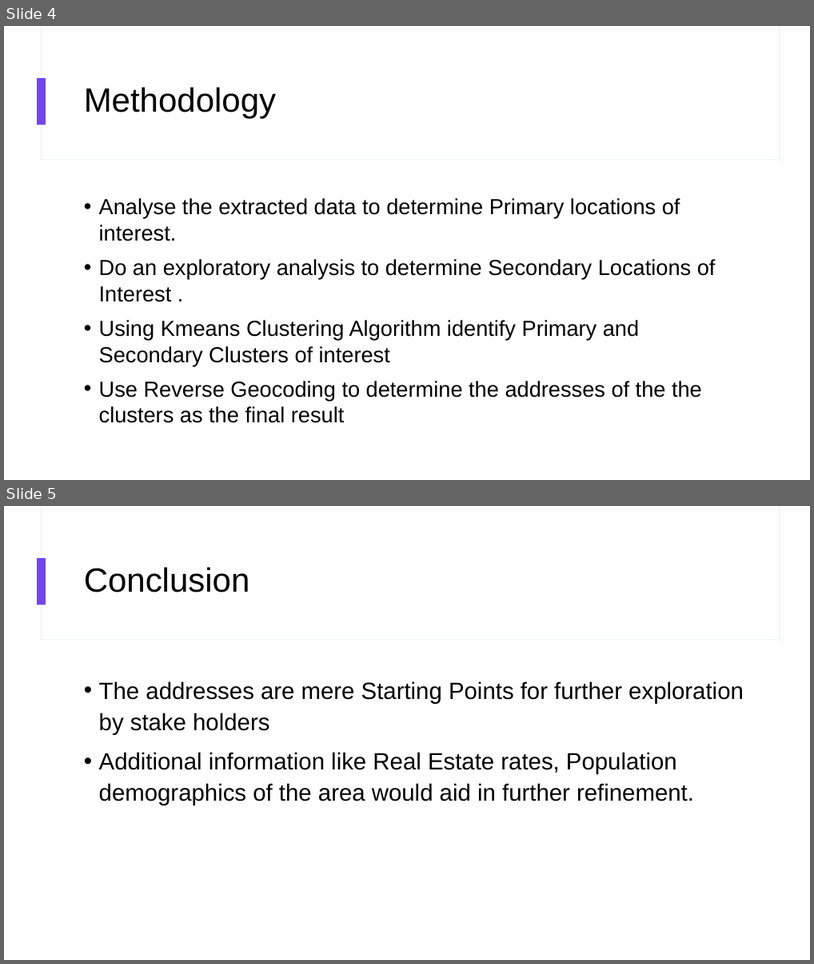
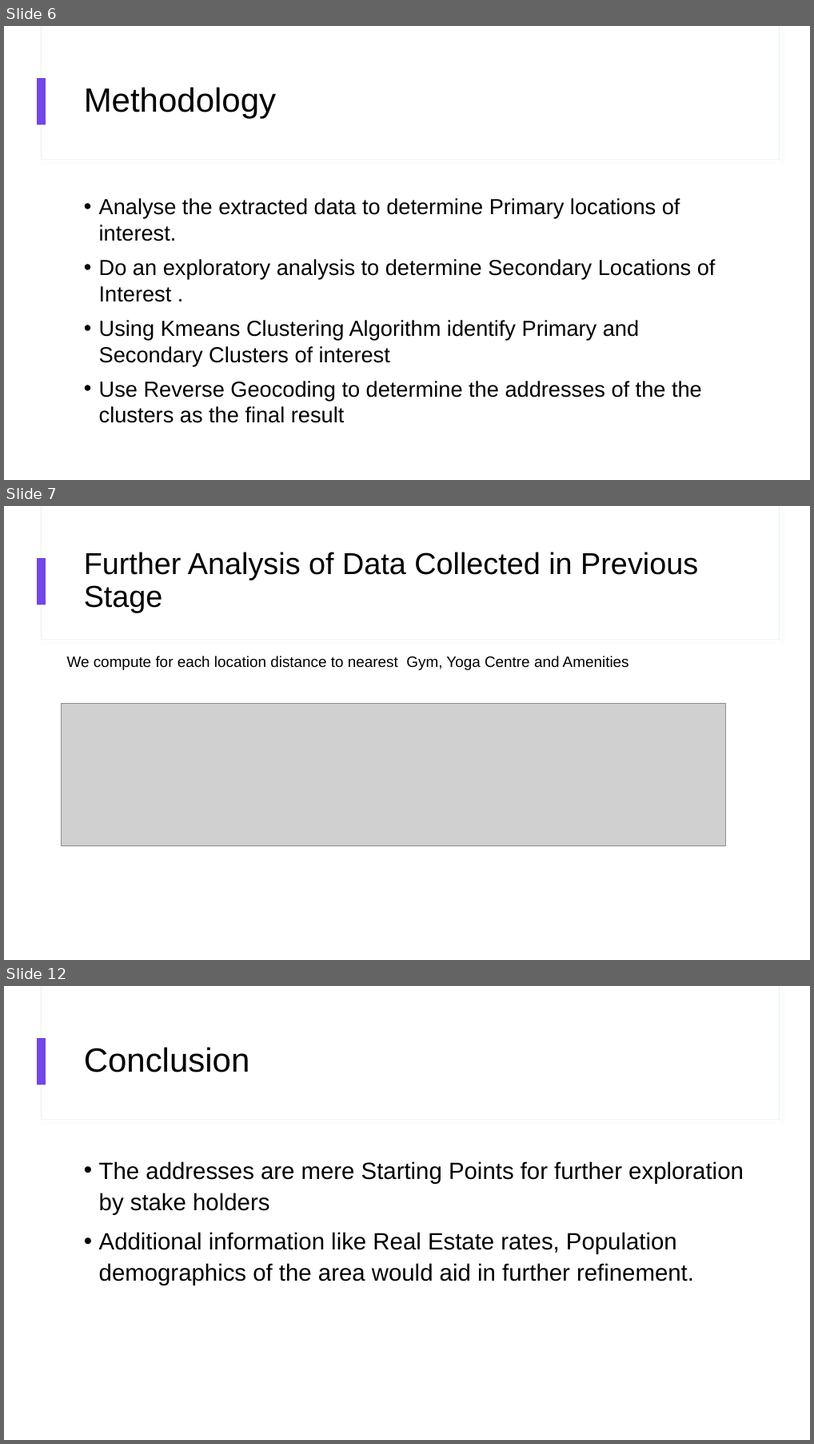
Before and after one commit to SwapneelPM/Coursera_Capstone, a slide deck: Battle of Neighborhoods.pptx. Shown one above the other, each under a label of ours: slides 4 and 5 before the commit, slides 6, 7 and 12 after it; the slides between them are not shown. The pictures are 814x964 and 814x1444 pixels, drawn with LibreOffice and Linux fonts; fonts in the diff are those of the drawing; grey boxes stand for pictures. Boxes give left, top, right and bottom in pixels: in the first picture for what was removed or moved away, otherwise in the second. Text is boxed around its words. In the diff, an @@ line names an element or a change of style, - is before the commit and + after.

```diff
--- a/Battle of Neighborhoods.pptx
+++ b/Battle of Neighborhoods.pptx
@@ slide 7 added at (4, 506, 810, 960), background #FFFFFF; not listed: 3 template elements that a slide beside it also shows @@
@@ title added at (84, 552, 698, 613), 36 pt, text #000000 @@
+Further Analysis of Data Collected in Previous Stage
@@ text added at (67, 656, 630, 670), 18 pt, text #000000 @@
+We compute for each location distance to nearest Gym, Yoga Centre and Amenities
@@ picture added at (61, 704, 726, 845) @@
@@ what was slide 4 is now slide 6 @@
@@ what was slide 5 is now slide 12 @@
```
Also in this commit, not shown: 6 other slides added, 1 other file.
